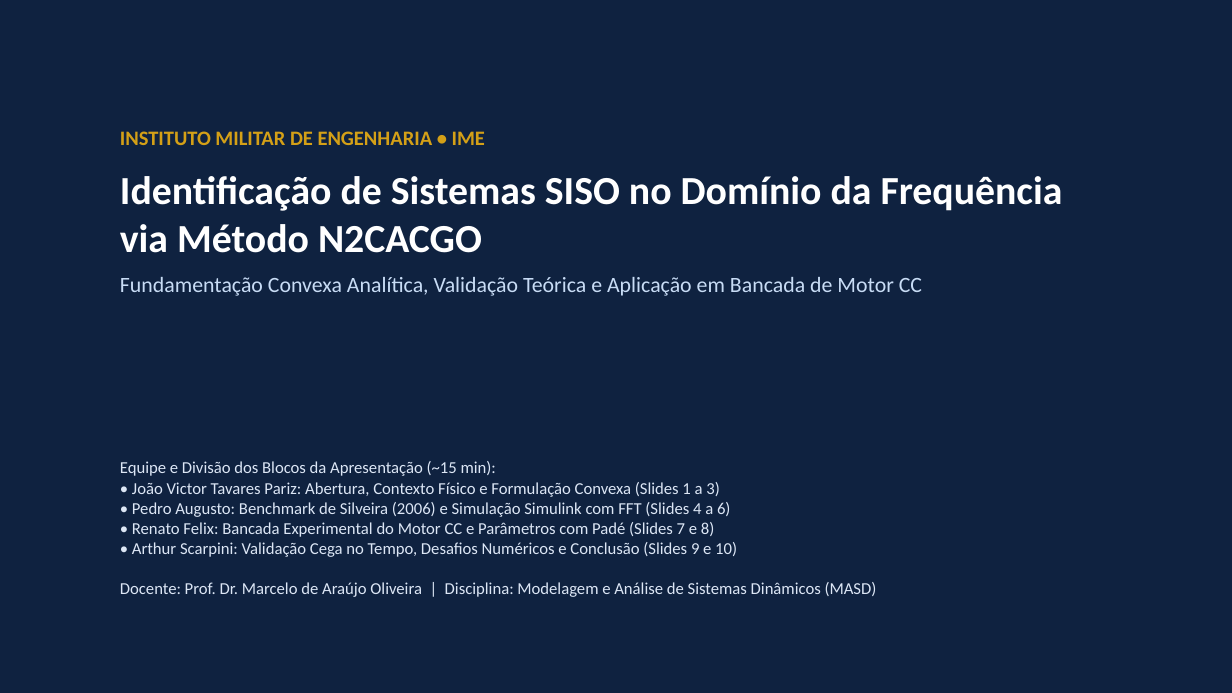
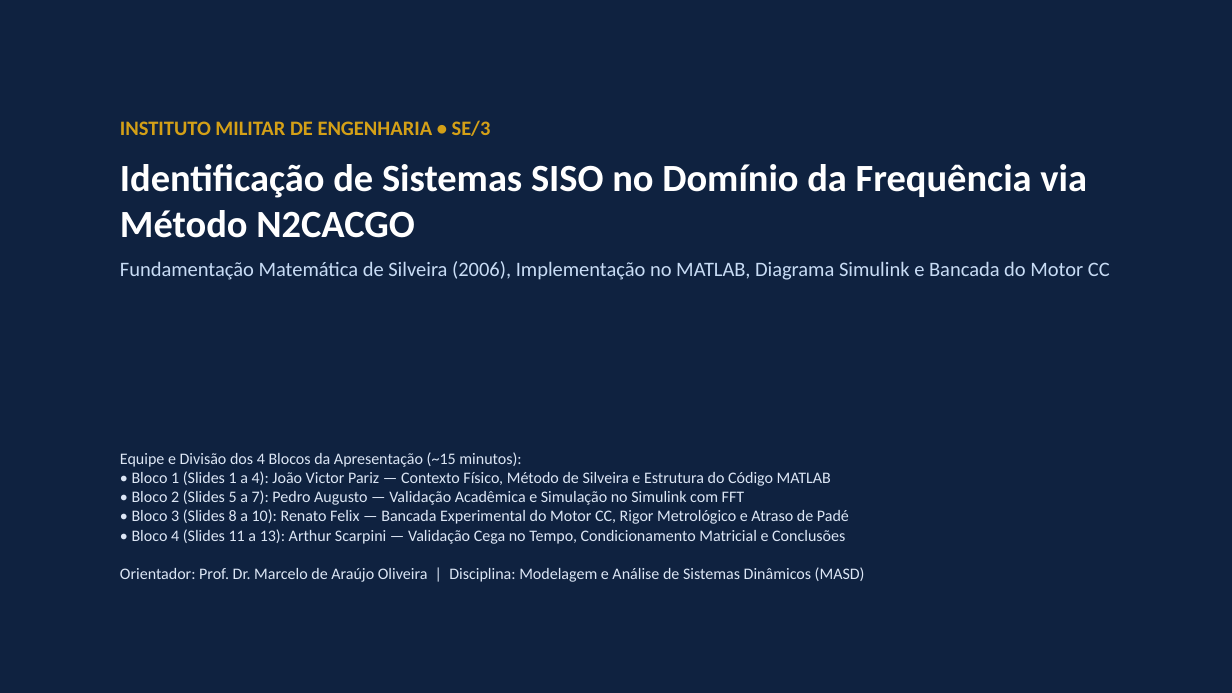
Before and after one commit to VPariz/masd-identificacao-n2cacgo, a slide deck: slide 1 of apresentacao/apresentacao_MASD_N2CACGO_IME.pptx. Drawn at 1232x693 pixels with LibreOffice and Linux fonts; fonts in the diff are those of the drawing. Boxes give left, top, right and bottom in pixels: in the first picture for what was removed or moved away, otherwise in the second. Text is boxed around its words. In the diff, an @@ line names an element or a change of style, - is before the commit and + after.

Commit message:
feat: expande apresentacao PowerPoint para 13 slides com print do Simulink, explicacao do codigo MATLAB e detalhes dos dados do motor CC

```diff
--- a/apresentacao/apresentacao_MASD_N2CACGO_IME.pptx
+++ b/apresentacao/apresentacao_MASD_N2CACGO_IME.pptx
@@ text "INSTITUTO MILITAR DE ENGENHARIA • ...": place and size @@
-text "INSTITUTO MILITAR DE ENGENHARIA • ..." at (120,131,1063,296)
+text "INSTITUTO MILITAR DE ENGENHARIA • ..." at (120,120,1110,280)
@@ text at (120,120,491,136): text changed @@
-INSTITUTO MILITAR DE ENGENHARIA • IME
+INSTITUTO MILITAR DE ENGENHARIA • SE/3
@@ text at (120,164,1087,238): size 31 to 30 pt in "Identificação de Sistemas SISO no Domínio da ..."; less space between paragraphs @@
@@ text at (120,261,1110,280): text changed; size 17 to 16 pt @@
-Fundamentação Convexa Analítica, Validação Teórica e Aplicação em Bancada de Motor CC
+Fundamentação Matemática de Silveira (2006), Implementação no MATLAB, Diagrama Simulink e Bancada do Motor CC
@@ text at (120,452,865,582): text changed; size 13 to 12.5 pt @@
-Equipe e Divisão dos Blocos da Apresentação (~15 min):
-• João Victor Tavares Pariz: Abertura, Contexto Físico e Formulação Convexa (Slides 1 a 3)
-• Pedro Augusto: Benchmark de Silveira (2006) e Simulação Simulink com FFT (Slides 4 a 6)
-• Renato Felix: Bancada Experimental do Motor CC e Parâmetros com Padé (Slides 7 e 8)
-• Arthur Scarpini: Validação Cega no Tempo, Desafios Numéricos e Conclusão (Slides 9 e 10)
-Docente: Prof. Dr. Marcelo de Araújo Oliveira | Disciplina: Modelagem e Análise de Sistemas Dinâmicos (MASD)
+Equipe e Divisão dos 4 Blocos da Apresentação (~15 minutos):
+• Bloco 1 (Slides 1 a 4): João Victor Pariz — Contexto Físico, Método de Silveira e Estrutura do Código MATLAB
+• Bloco 2 (Slides 5 a 7): Pedro Augusto — Validação Acadêmica e Simulação no Simulink com FFT
+• Bloco 3 (Slides 8 a 10): Renato Felix — Bancada Experimental do Motor CC, Rigor Metrológico e Atraso de Padé
+• Bloco 4 (Slides 11 a 13): Arthur Scarpini — Validação Cega no Tempo, Condicionamento Matricial e Conclusões
+Orientador: Prof. Dr. Marcelo de Araújo Oliveira | Disciplina: Modelagem e Análise de Sistemas Dinâmicos (MASD)
```
Also in this commit, not shown: 6 other slides changed, 6 slides added, 3 slides removed, 4 other files.
